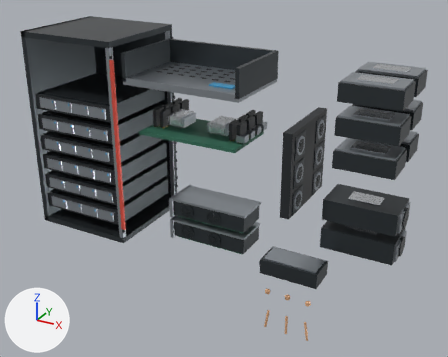
The glTF model public/models/cocometric-shape-revision.glb as it was, and as the next commit left it.
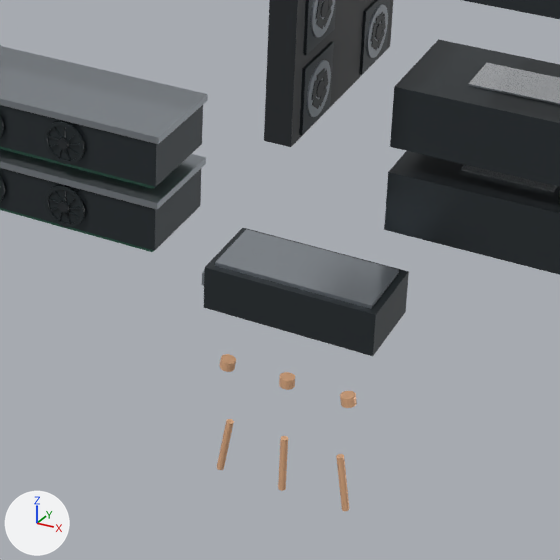
The first picture shows the older version from a 50 mm lens placed at (6.18, -10.49, 4.58), pointed at (0.51, -0.18, -0.57). The close-ups show the older and then the newer version on the part from 43% to 84% of the width and 48% to 100% of the height of that picture. Only the edits that show in the close-ups are written down. Every picture has the same lights, and +X, +Y and +Z are marked at lower left. Where no turn or scale is listed for an object, it has been applied to the vertices.

The first close-up shows 'Fan_Wall', 'GPU_0_Backplate', 'GPU_0_Body', 'GPU_0_Fan_1', 'GPU_1_Backplate', 'GPU_1_Body', 'GPU_1_Fan_1', 'NIC_Antenna_0', 'NIC_Antenna_1', 'NIC_Antenna_2', 'NIC_Antenna_Base_0', 'NIC_Antenna_Base_1', 'NIC_Antenna_Base_2', 'NIC_Router_Body', 'NIC_Router_Top', 'PSU_0', 'PSU_1', 'PSU_Label_0' and 30 more.
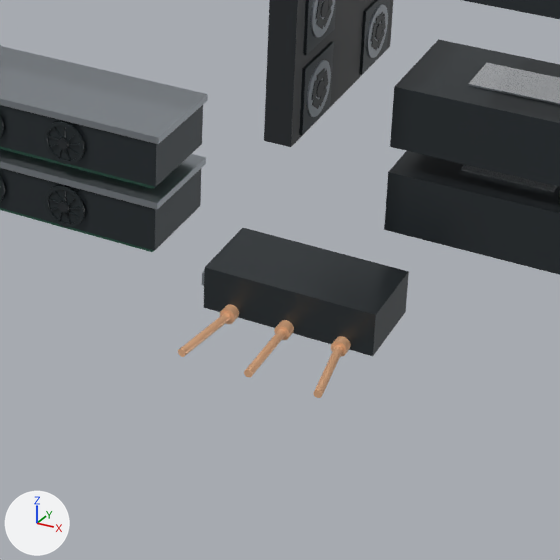
Where the change shows, as pixel boxes [x1, y1, x2, y2] in the close-ups (560 x 560 px):
'NIC_Router_Top', no longer drawn: before [215, 229, 399, 309]
'NIC_Antenna_0', reshaped (200% wider, 13% shorter): before [217, 419, 234, 470]; after [178, 313, 231, 357]
'NIC_Antenna_2', reshaped (114% wider, 7% shorter): before [336, 454, 349, 511]; after [314, 345, 343, 398]
'NIC_Antenna_1', reshaped: before [278, 436, 288, 491]; after [244, 329, 286, 377]
'NIC_Antenna_Base_2', reshaped: before [340, 391, 357, 408]; after [331, 336, 351, 357]
'NIC_Antenna_Base_1', reshaped: before [279, 372, 295, 390]; after [274, 320, 294, 340]
'NIC_Antenna_Base_0', reshaped: before [220, 354, 236, 372]; after [220, 304, 239, 324]
part 1 of me_nic_antenna_base_0, added: after [220, 304, 239, 324]
part 2 of me_nic_antenna_base_0, deleted: before [220, 354, 236, 372]
part 3 of me_nic_antenna_0, added (beige): after [178, 313, 231, 357]
part 4 of me_nic_antenna_0, deleted: before [217, 419, 234, 470]
part 5 of me_nic_antenna_base_1, added: after [274, 320, 294, 340]
part 6 of me_nic_antenna_base_1, deleted: before [279, 372, 295, 390]
part 7 of me_nic_antenna_1, added (beige): after [244, 329, 286, 377]
part 8 of me_nic_antenna_1, deleted (beige): before [278, 436, 288, 491]
part 9 of me_nic_antenna_base_2, added: after [331, 336, 351, 357]
part 10 of me_nic_antenna_base_2, deleted: before [340, 391, 357, 408]
part 11 of me_nic_antenna_2, added (beige): after [314, 345, 343, 398]
part 12 of me_nic_antenna_2, deleted (beige): before [336, 454, 349, 511]

What changed in the scene script:
```text
Change me_nic_antenna_base_0:
    used by ob_nic_antenna_base_0; location = (0.0, 0.0, 0.0)
    remove me_nic_antenna_base_0.from_pydata(...)  # 42 vertices, 80 faces; spans x 1.9257..2.0343, y -1.125..-1.025, z -2.3746..-2.2954
    add me_nic_antenna_base_0.from_pydata(...)  # 58 vertices, 112 faces; spans x 1.968..2.072, y -1.2..-1.08, z -1.952..-1.848
    me_nic_antenna_base_0 part 1: 58 vertices added at x 1.968..2.072, y -1.2..-1.08, z -1.952..-1.848, forming a 28-sided cylinder along y
    me_nic_antenna_base_0 part 2: 42 vertices removed from x 1.9257..2.0343, y -1.125..-1.025, z -2.3746..-2.2954
Change me_nic_antenna_0:
    used by ob_nic_antenna_0; location = (0.0, 0.0, 0.0)
    remove me_nic_antenna_0.from_pydata(...)  # 42 vertices, 80 faces; spans x 1.925..2.035, y -1.1..-1.05, z -3.181..-2.779
    add me_nic_antenna_0.from_pydata(...)  # 58 vertices, 112 faces; spans x 1.921..2.047, y -1.709..-1.186, z -1.927..-1.873
    me_nic_antenna_0 part 3: 58 vertices added at x 1.921..2.047, y -1.709..-1.186, z -1.927..-1.873
    me_nic_antenna_0 part 4: 42 vertices removed from x 1.925..2.035, y -1.1..-1.05, z -3.181..-2.779
Change me_nic_antenna_base_1:
    used by ob_nic_antenna_base_1; location = (0.0, 0.0, 0.0)
    remove me_nic_antenna_base_1.from_pydata(...)  # 42 vertices, 80 faces; spans x 2.35..2.45, y -1.125..-1.025, z -2.3675..-2.3025
    add me_nic_antenna_base_1.from_pydata(...)  # 58 vertices, 112 faces; spans x 2.348..2.452, y -1.2..-1.08, z -1.952..-1.848
    me_nic_antenna_base_1 part 5: 58 vertices added at x 2.348..2.452, y -1.2..-1.08, z -1.952..-1.848, forming a 28-sided cylinder along y
    me_nic_antenna_base_1 part 6: 42 vertices removed from x 2.35..2.45, y -1.125..-1.025, z -2.3675..-2.3025
Change me_nic_antenna_1:
    used by ob_nic_antenna_1; location = (0.0, 0.0, 0.0)
    remove me_nic_antenna_1.from_pydata(...)  # 42 vertices, 80 faces; spans x 2.375..2.425, y -1.1..-1.05, z -3.18..-2.78
    add me_nic_antenna_1.from_pydata(...)  # 58 vertices, 112 faces; spans x 2.373..2.427, y -1.71..-1.19, z -1.927..-1.873
    me_nic_antenna_1 part 7: 58 vertices added at x 2.373..2.427, y -1.71..-1.19, z -1.927..-1.873, forming a 28-sided cylinder along y
    me_nic_antenna_1 part 8: 42 vertices removed from x 2.375..2.425, y -1.1..-1.05, z -3.18..-2.78
Change me_nic_antenna_base_2:
    used by ob_nic_antenna_base_2; location = (0.0, 0.0, 0.0)
    remove me_nic_antenna_base_2.from_pydata(...)  # 42 vertices, 80 faces; spans x 2.7657..2.8743, y -1.125..-1.025, z -2.3746..-2.2954
    add me_nic_antenna_base_2.from_pydata(...)  # 58 vertices, 112 faces; spans x 2.728..2.832, y -1.2..-1.08, z -1.952..-1.848
    me_nic_antenna_base_2 part 9: 58 vertices added at x 2.728..2.832, y -1.2..-1.08, z -1.952..-1.848, forming a 28-sided cylinder along y
    me_nic_antenna_base_2 part 10: 42 vertices removed from x 2.7657..2.8743, y -1.125..-1.025, z -2.3746..-2.2954
Change me_nic_antenna_2:
    used by ob_nic_antenna_2; location = (0.0, 0.0, 0.0)
    remove me_nic_antenna_2.from_pydata(...)  # 42 vertices, 80 faces; spans x 2.765..2.875, y -1.1..-1.05, z -3.181..-2.779
    add me_nic_antenna_2.from_pydata(...)  # 58 vertices, 112 faces; spans x 2.753..2.879, y -1.709..-1.186, z -1.927..-1.873
    me_nic_antenna_2 part 11: 58 vertices added at x 2.753..2.879, y -1.709..-1.186, z -1.927..-1.873
    me_nic_antenna_2 part 12: 42 vertices removed from x 2.765..2.875, y -1.1..-1.05, z -3.181..-2.779
Change ob_nic_router_top:
    ob_nic_router_top: bpy.data.objects.new('NIC_Router_Top', me_nic_router_top) -> bpy.data.objects.new('NIC_Router_Top', None)
```
